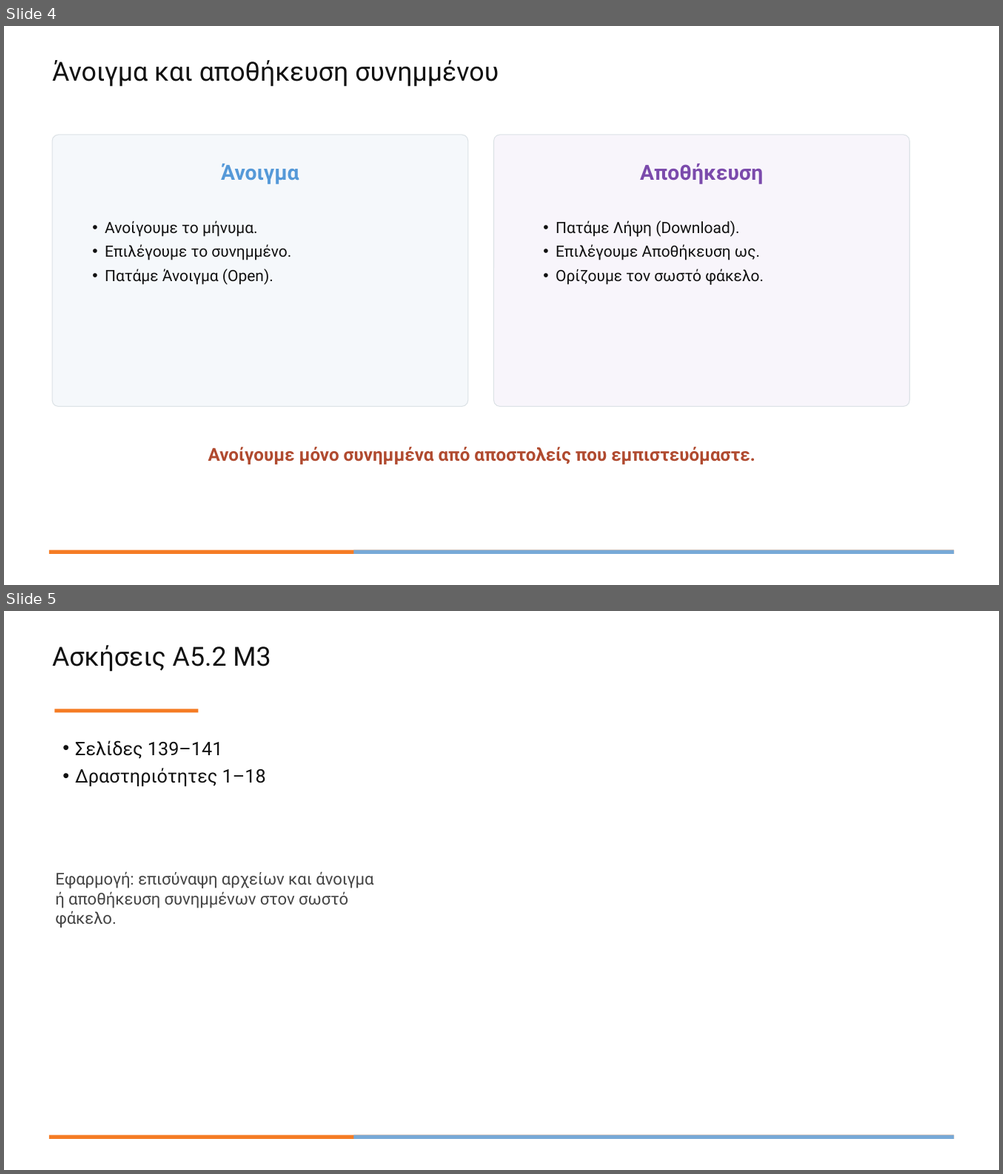
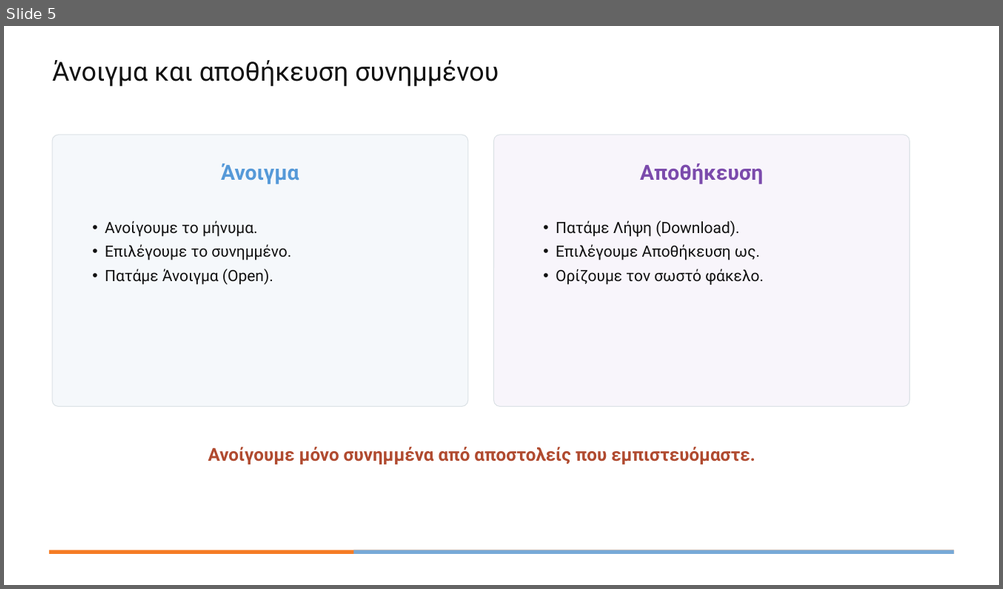
Before and after one commit to aristos32/education, a slide deck: schools-presentations/A Gymnasiou/A5.2 - Ηλεκτρονικό ταχυδρομείο/A5.2 Μ3 - Διαχείριση Ηλεκτρονικού Ταχυδρομείου.pptx. Shown one above the other, each under a label of ours: slides 4 and 5 before the commit, slide 5 after it. The pictures are 1003x1174 and 1003x589 pixels, drawn with LibreOffice and Linux fonts; fonts in the diff are those of the drawing. Boxes give left, top, right and bottom in pixels: in the first picture for what was removed or moved away, otherwise in the second. Text is boxed around its words. In the diff, an @@ line names an element or a change of style, - is before the commit and + after.

```diff
--- a/schools-presentations/A Gymnasiou/A5.2 - Ηλεκτρονικό ταχυδρομείο/A5.2 Μ3 - Διαχείριση Ηλεκτρονικού Ταχυδρομείου.pptx
+++ b/schools-presentations/A Gymnasiou/A5.2 - Ηλεκτρονικό ταχυδρομείο/A5.2 Μ3 - Διαχείριση Ηλεκτρονικού Ταχυδρομείου.pptx
@@ slide 5 removed at [4,611,999,1170], background #FFFFFF @@
@@ text removed at [52,645,270,672] @@
-Ασκήσεις Α5.2 Μ3
@@ rectangle removed at [55,709,199,712] @@
@@ text removed at [75,741,266,786] @@
-• Σελίδες 139–141
-• Δραστηριότητες 1–18
@@ text removed at [55,872,373,928] @@
-Εφαρμογή: επισύναψη αρχείων και άνοιγμα ή αποθήκευση συνημμένων στον σωστό φάκελο.
@@ rectangle removed at [48,1136,953,1139] @@
@@ rectangle removed at [354,1136,954,1139] @@
@@ what was slide 4 is now slide 5 @@
```
Also in this commit, not shown: 1 slide added, 2 other files.
